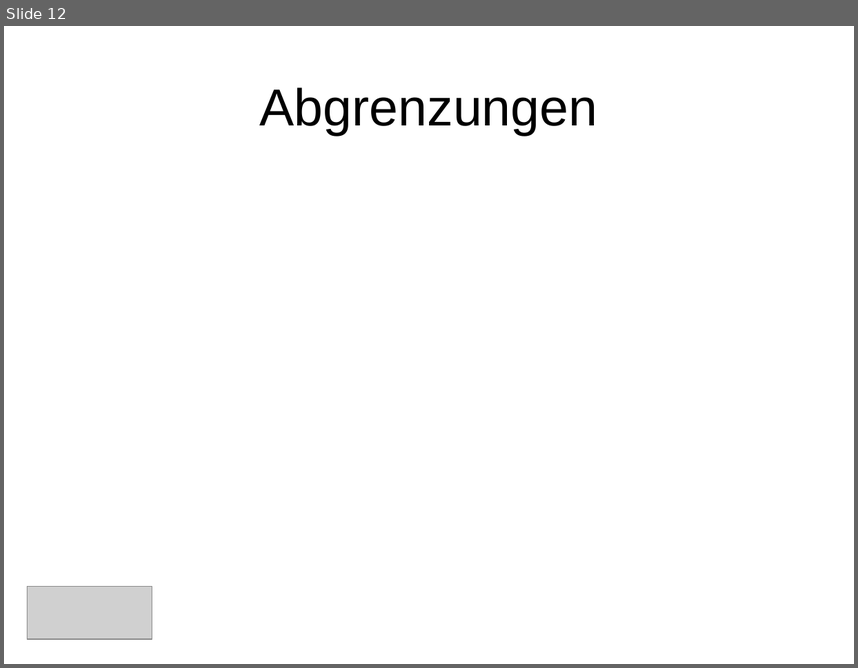
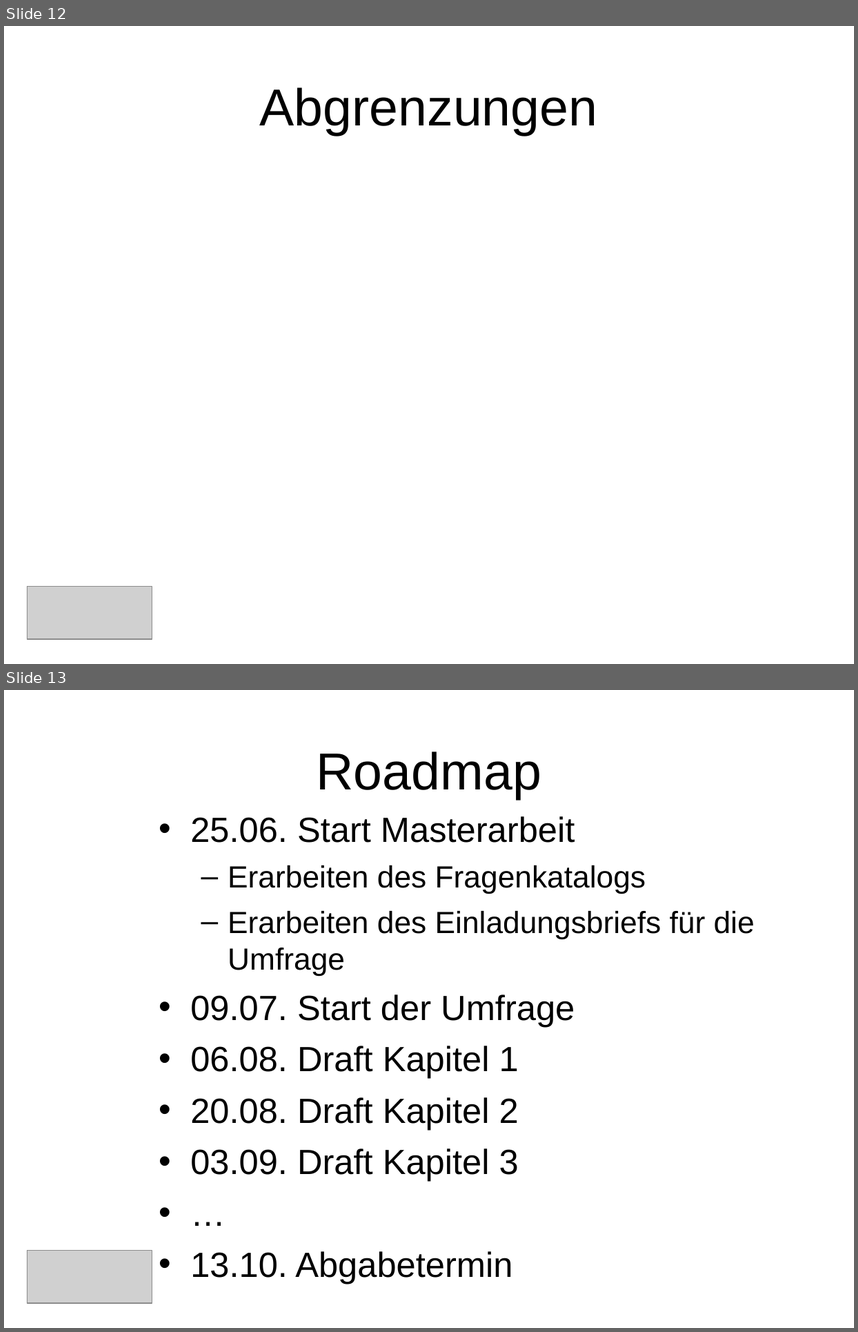
Before and after one commit to saw303/masterstudy, a slide deck: disposition/Präsentation.ppt. Shown one above the other, each under a label of ours: slide 12 before the commit, slides 12 and 13 after it. The pictures are 858x668 and 858x1332 pixels, drawn with LibreOffice and Linux fonts; fonts in the diff are those of the drawing; grey boxes stand for pictures. Boxes give left, top, right and bottom in pixels: in the first picture for what was removed or moved away, otherwise in the second. Text is boxed around its words. In the diff, an @@ line names an element or a change of style, - is before the commit and + after.

Commit message:
- Roadmap angepasst - Präsentation erweitert

```diff
--- a/disposition/Präsentation.ppt
+++ b/disposition/Präsentation.ppt
@@ slide 13 added at [4, 690, 854, 1328], background #FFFFFF @@
@@ title added at [317, 751, 542, 799], 44 pt, text #000000 @@
+Roadmap
@@ text added at [190, 816, 755, 1284], 29.6 pt, text #000000 @@
+• 25.06. Start Masterarbeit
+  – Erarbeiten des Fragenkatalogs
+  – Erarbeiten des Einladungsbriefs für die Umfrage
+• 09.07. Start der Umfrage
+• 06.08. Draft Kapitel 1
+• 20.08. Draft Kapitel 2
+• 03.09. Draft Kapitel 3
+• …
+• 13.10. Abgabetermin
@@ picture added at [27, 1250, 152, 1303] @@
```
Also in this commit, not shown: 2 slides changed, 1 slide removed, 1 other file.
